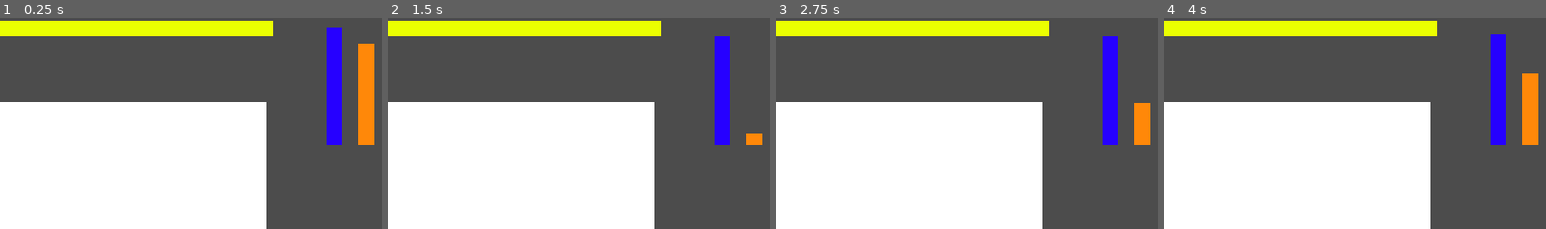
Above: before the commit, frames 1-4 (left to right).
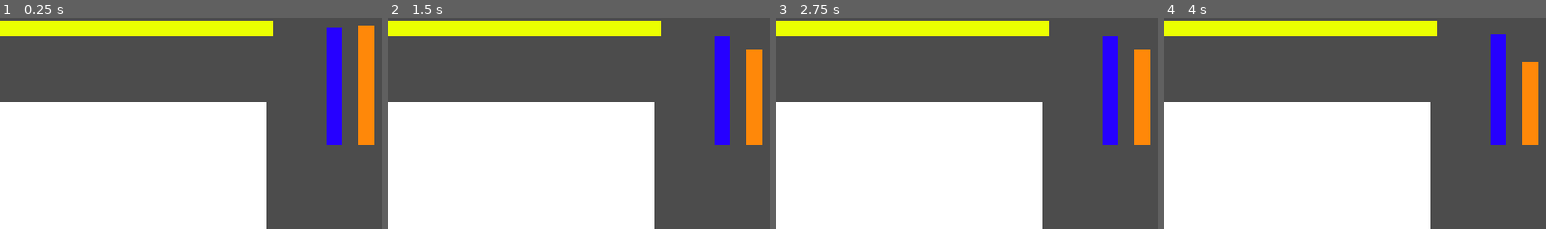
Above: after the commit, the same moments.

Repository: Hazematman/UWGameJam_Winter2023
Game: Godot game, scene res://scenes/TestScene.tscn
Two runs of this game, one before a commit and one after it. Both use one fixed random seed, a clock stepped at 60 frames per second and the inputs below.
Inputs (mouse positions are % of the whole screen's width and height, from its top left):
- Up to frame 1 (0.25 s): no input
- Up to frame 2 (1.5 s): move the mouse to (29, 65) at 0.52 s; click (29, 65) at 0.67 s; move the mouse to (52, 65) at 1.27 s; click (52, 65) at 1.42 s
- Up to frame 3 (2.75 s): move the mouse to (29, 85) at 2.02 s; click (29, 85) at 2.17 s
- Up to frame 4 (4 s): move the mouse to (73, 65) at 2.77 s; click (73, 65) at 2.92 s; move the mouse to (23, 43) at 3.52 s; click (23, 43) at 3.67 s
The pictures show only the part of the screen within x 42-92%, y 1-51%; the shares and areas given below are measured in that part.

The runs differ from the first frame. In frame 1, 0.4% of the frame differs, in the area x 93-98%, y 3-13%; in frame 2, 1.7%, in the area x 93-98%, y 14-55%; in frame 3, 1.1%; in frame 4, 0.2%.

Commit message:
Make building roots cost neutrients

Diff:
--- a/scripts/CardSelector.gd
+++ b/scripts/CardSelector.gd
@@ -29,7 +29,7 @@
 func _on_Area2D_input_event(_viewport, event, _shape_idx):
 	if event is InputEventMouseButton and event.button_index == BUTTON_LEFT and event.pressed \
 		and current_root != null:
-		current_root.grow_root(Root.Root.FILTER)
+		current_root.grow_root(Root.Root.BASIC)
 		currently_visible = false
 		current_root = null
 
@@ -44,6 +44,6 @@
 func _on_Area2D3_input_event(_viewport, event, _shape_idx):
 	if event is InputEventMouseButton and event.button_index == BUTTON_LEFT and event.pressed \
 		and current_root != null:
-		current_root.grow_root(Root.Root.FILTER)
+		current_root.grow_root(Root.Root.EATER)
 		currently_visible = false
 		current_root = null
--- a/scripts/Root.gd
+++ b/scripts/Root.gd
@@ -10,10 +10,16 @@
 	EATER,
 }
 
-const root_drain = {
+const root_gain = {
 	Root.BASIC : 0.001,
 	Root.FILTER : 0.001,
 	Root.EATER : -0.001,
+}
+
+const root_cost = {
+	Root.BASIC : 0.1,
+	Root.FILTER : 0.2,
+	Root.EATER : 0.3,
 }
 
 var mouse_over = false
@@ -30,10 +36,11 @@
 
 func grow_root(type):
 	assert(root == null, "Can't grow root when one already exists")
-	current_root = type
-	root = root_basic.instance()
-	add_child(root)
-	root.get_node("Area2D").connect("input_event", self, "_on_root_click")
+	if player.create_root(root_cost[type]):
+		current_root = type
+		root = root_basic.instance()
+		add_child(root)
+		root.get_node("Area2D").connect("input_event", self, "_on_root_click")
 
 func kill_root():
 	remove_child(root)
--- a/scripts/RootGuy.gd
+++ b/scripts/RootGuy.gd
@@ -18,6 +18,12 @@
 func register_biome(biome_node):
 	biome = biome_node
 
+func create_root(root_cost):
+	if nutrient - root_cost > 0.0:
+		nutrient -= root_cost
+		return true
+	return false
+
 func game_over():
 	print("GAME OVER")
 
@@ -26,20 +32,12 @@
 	pass # Replace with function body.
 
 
-var track = 0
 # Called every frame. 'delta' is the elapsed time since the previous frame.
-func _process(delta):
-	# Code here right now is to simulate health bars
-	track += delta
-
-	nutrient = nutrient - 0.01
-	if nutrient < 0:
-		nutrient = 1.0
-
+func _process(_delta):
 	var drain = 0
 	for root in roots:
 		if root.current_root != null:
-			drain -= Root.root_drain[root.current_root]
+			drain -= Root.root_gain[root.current_root]
 
 	drain += Biome.biome_drain_rate[biome.current_biome]
 
